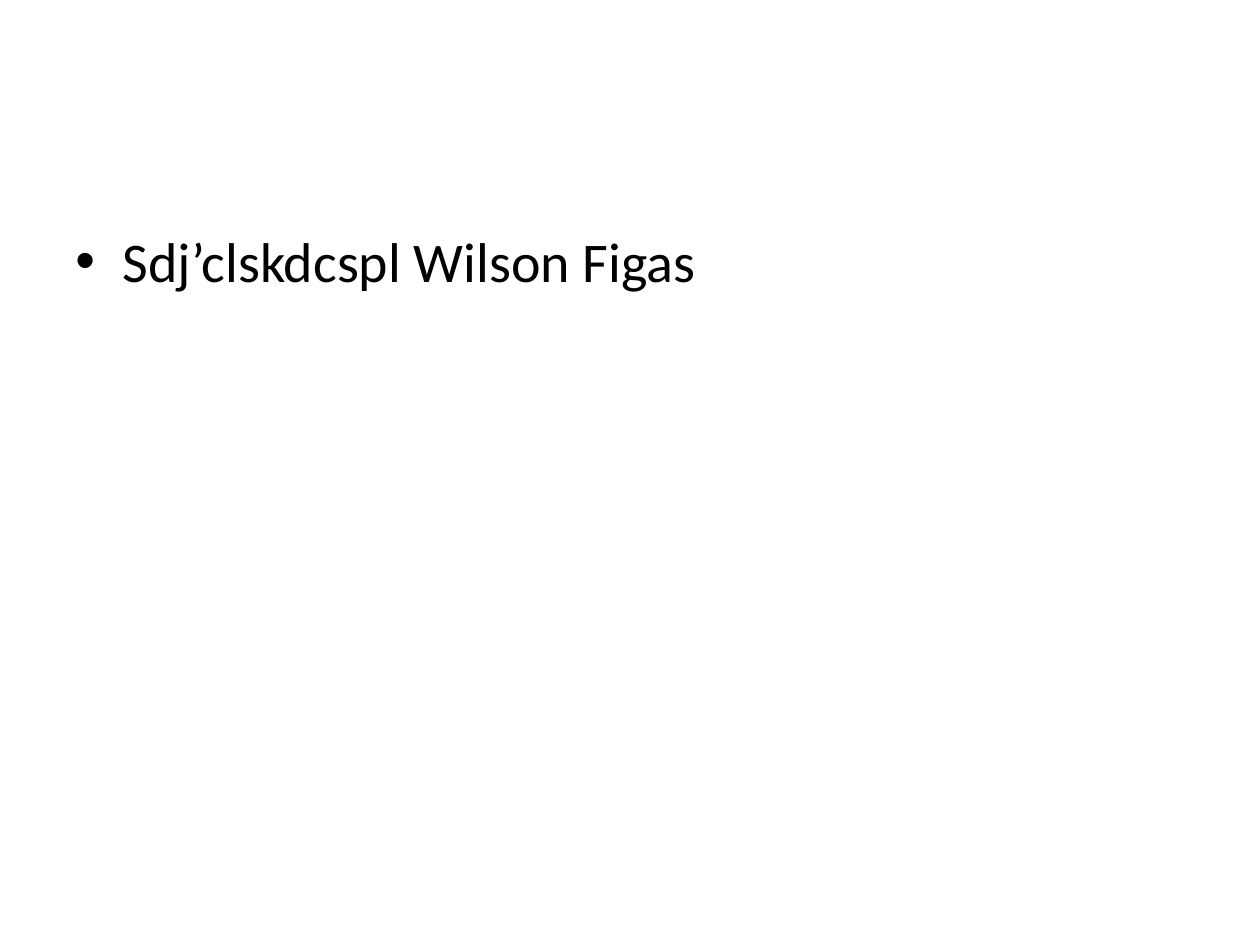
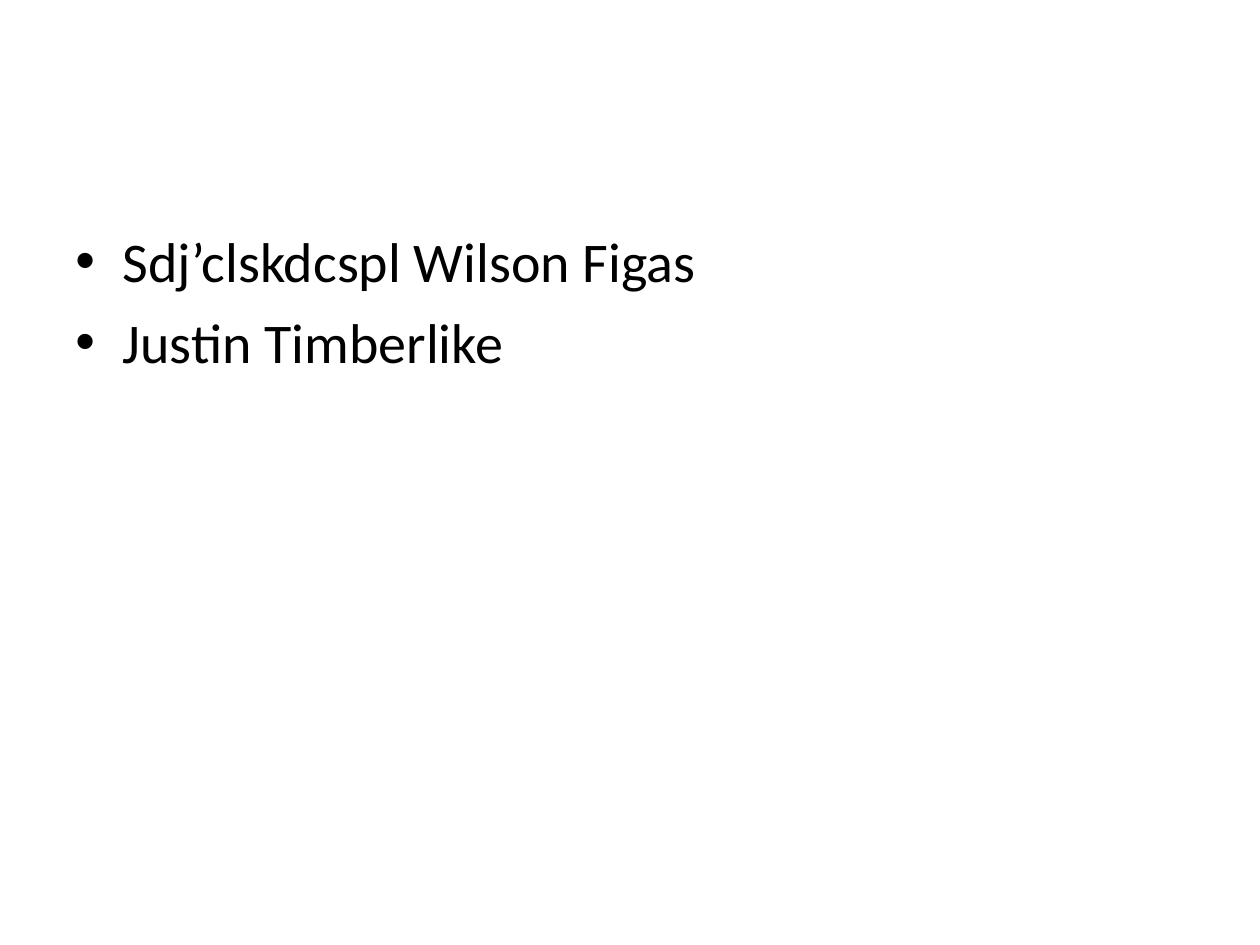
Before and after one commit to WFigas/TesteRepo, a slide deck: slide 2 of Novas Coisas/Titulo do projecto.ppt. Drawn at 1260x945 pixels with LibreOffice and Linux fonts; fonts in the diff are those of the drawing. Boxes give left, top, right and bottom in pixels: in the first picture for what was removed or moved away, otherwise in the second. Text is boxed around its words. In the diff, an @@ line names an element or a change of style, - is before the commit and + after.

Commit message:
Add JustTimberlike

```diff
--- a/Novas Coisas/Titulo do projecto.ppt
+++ b/Novas Coisas/Titulo do projecto.ppt
@@ text at [123,324,503,364]: paragraph added @@
+• Justin Timberlike
```
